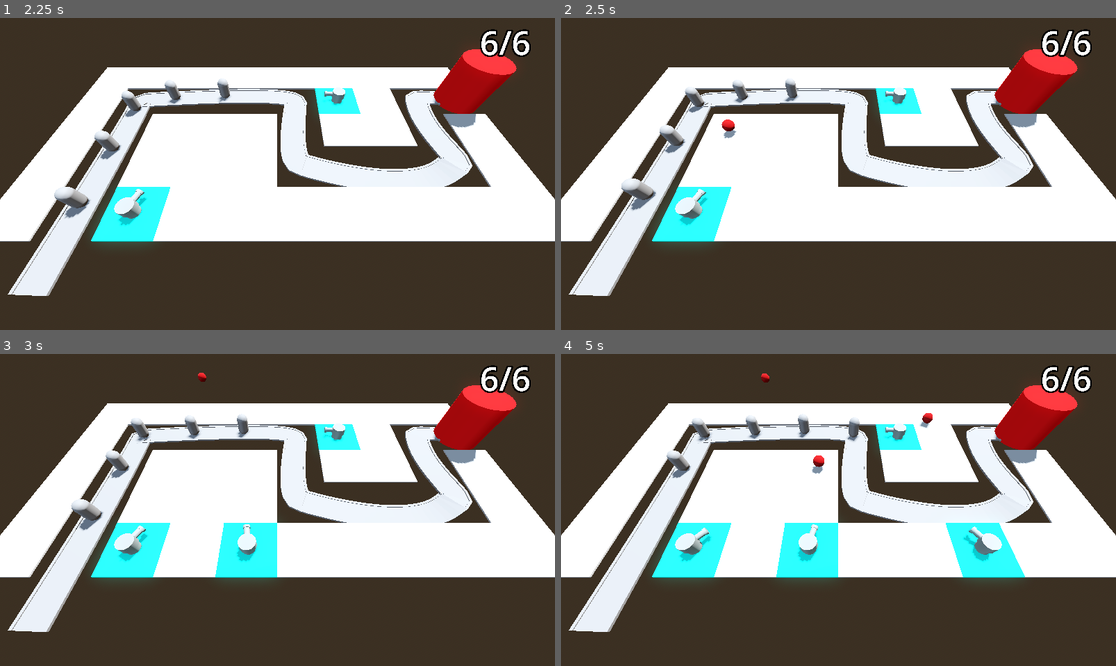
Above: before the commit, frames 1-4 (two rows, left to right).
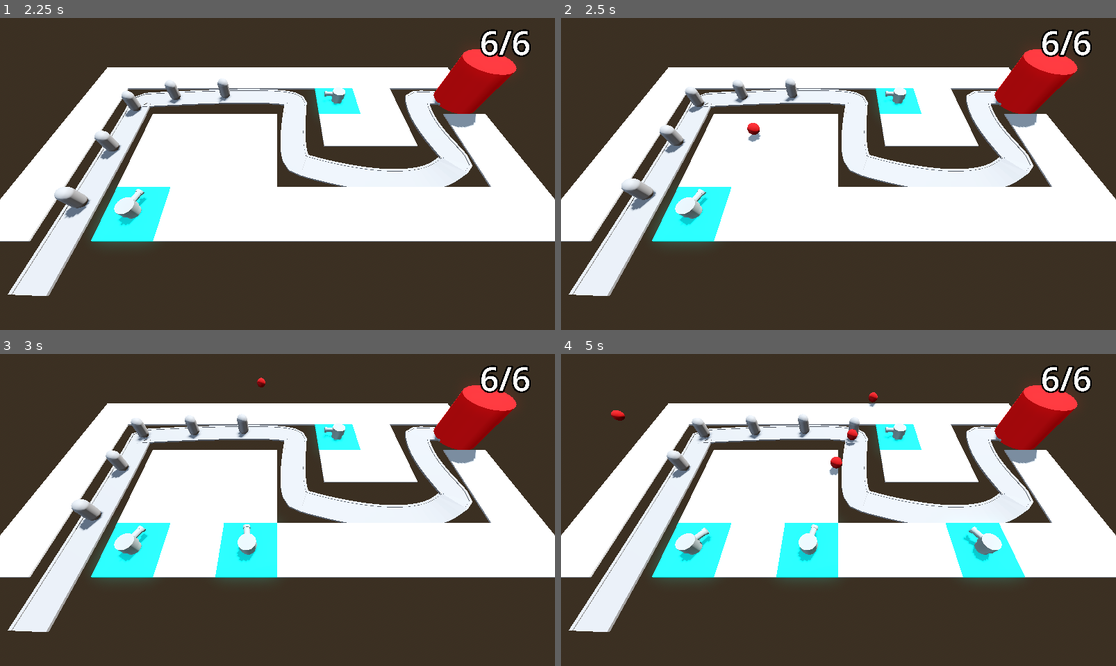
Above: after the commit, the same moments.

Repository: EsbenNyboe/TowerDefense
Game: Godot game, scene res://BaseLevel.tscn
Two runs of this game, one before a commit and one after it. Both use one fixed random seed, a clock stepped at 60 frames per second and the inputs below.
Inputs (mouse positions are in pixels of both pictures, inside the frame that each line leads up to):
- Up to frame 1 (2.25 s): move the mouse to (399, 158) at 0.52 s; press the mouse at (399, 158) at 0.53 s; move the mouse to (166, 189) at 1.27 s; release the mouse at (166, 189) at 1.28 s; click (166, 189) at 1.35 s; move the mouse to (333, 105) at 2.02 s; press the mouse at (333, 105) at 2.03 s
- Up to frame 2 (2.5 s): no input
- Up to frame 3 (3 s): move the mouse to (249, 572) at 2.77 s; release the mouse at (249, 572) at 2.78 s; click (249, 572) at 2.85 s
- Up to frame 4 (5 s): move the mouse to (1005, 556) at 3.52 s; press the mouse at (1005, 556) at 3.53 s; move the mouse to (672, 463) at 4.27 s; release the mouse at (672, 463) at 4.28 s; click (672, 463) at 4.35 s

Frame 1 is identical in both runs. In frame 2, 0.2% of the frame differs, in the area x 28-37%, y 32-40%; in frame 3, less than 0.1%; in frame 4, 0.5%, in the area x 9-67%, y 6-39%.

Commit message:
Set direction of projectiles

Diff:
--- a/barbarianblaster/Turret/turret.gd
+++ b/barbarianblaster/Turret/turret.gd
@@ -4,6 +4,12 @@
 @onready var turret_barrel_2: MeshInstance3D = $TurretBase/TurretTop/TurretBarrel/TurretBarrel2
 
 var enemy_path: Path3D
+
+func _physics_process(delta: float) -> void:
+	var enemy = enemy_path.get_children().back()
+	var corrected_enemy_position = enemy.global_position
+	corrected_enemy_position.y = global_position.y
+	look_at(corrected_enemy_position, Vector3.UP, true)
 
 func _on_timer_timeout() -> void:
 	shoot()
@@ -12,9 +18,4 @@
 	var shot = projectile.instantiate()
 	add_child(shot)
 	shot.global_position = turret_barrel_2.global_position
-
-func _physics_process(delta: float) -> void:
-	var enemy = enemy_path.get_children().back()
-	var corrected_enemy_position = enemy.global_position
-	corrected_enemy_position.y = global_position.y
-	look_at(corrected_enemy_position, Vector3.UP, true)
+	shot.direction = global_transform.basis.z
